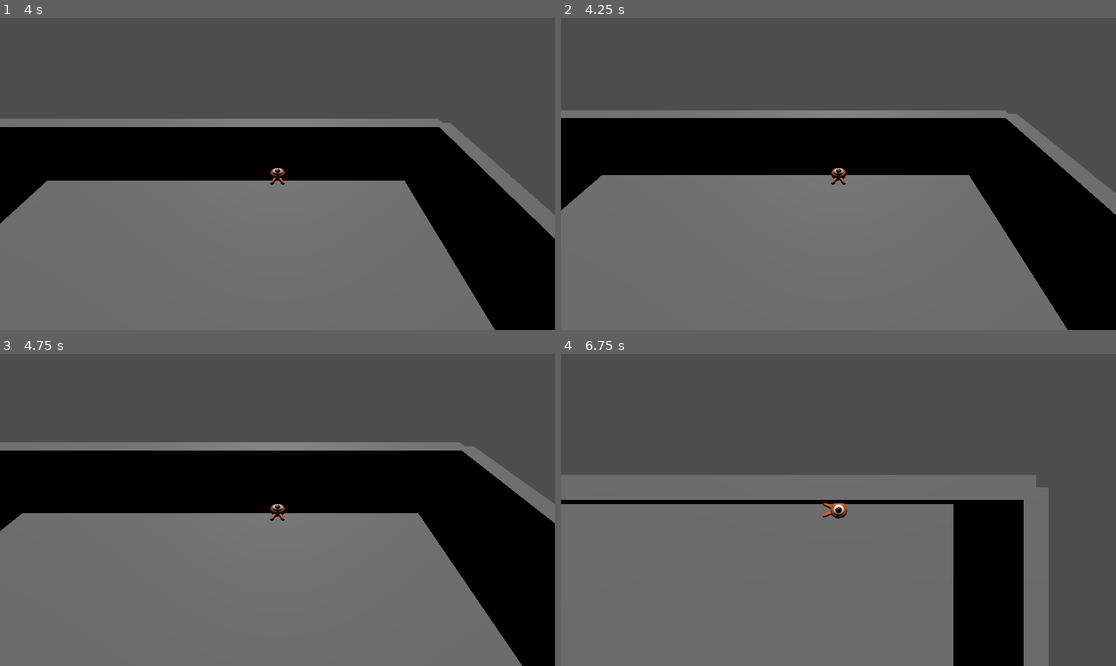
Above: before the commit, frames 1-4 (two rows, left to right).
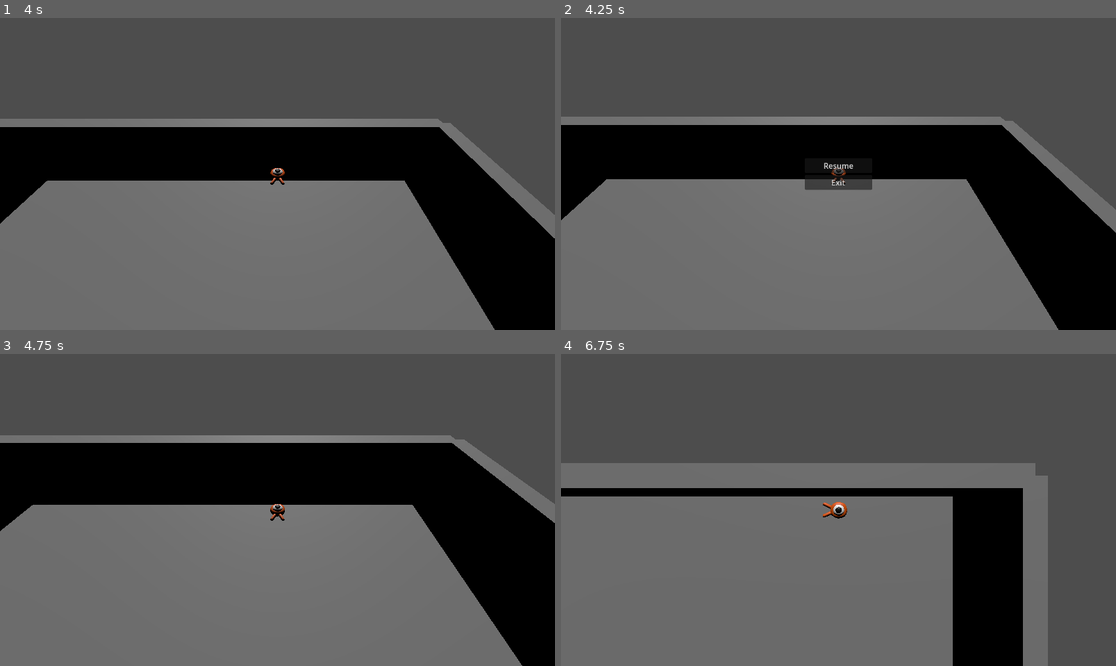
Above: after the commit, the same moments.

Repository: LeFodeurCou/Godot-Lab
Game: Godot game, scene res://Main.tscn
Two runs of this game, one before a commit and one after it. Both use one fixed random seed, a clock stepped at 60 frames per second and the inputs below.
Inputs (mouse positions are in pixels of both pictures, inside the frame that each line leads up to):
- Up to frame 1 (4 s): tap Enter (camera_switch) at 0.5, 1.35 s; move the mouse to (399, 158) at 0.52 s; hold D (move_right) 0.53-1.28 s; hold Shift (shift) 0.53-1.28 s; click (399, 158) at 0.67 s; tap Space (jump) at 0.77, 1.52, 3.02, 3.77 s; move the mouse to (249, 174) at 1.27 s; hold W (move_forward) from 1.28 s (still down); tap Shift (shift) at 1.55, 2.85, 3.8 s; move the mouse to (288, 167) at 2.02 s; hold Shift (shift) 2.03-2.78 s; move the mouse to (271, 180) at 2.77 s; click (271, 180) at 2.92 s; move the mouse to (316, 177) at 3.52 s; hold Enter (camera_switch) from 3.53 s (still down)
- Up to frame 2 (4.25 s): keep holding W (move_forward); keep holding Enter (camera_switch); tap Escape (escape, bound only after the commit) at 4.15 s
- Up to frame 3 (4.75 s): release W (move_forward) at 4.25 s; release Enter (camera_switch) at 4.25 s; click (277, 500) at 4.25 s, where only the run after the commit has a clickable "Resume"
- Up to frame 4 (6.75 s): tap Space (jump) at 5, 5.27 s; move the mouse to (672, 463) at 5.02 s; hold A (move_left) 5.03-5.78 s; tap Shift (shift) at 5.1 s; move the mouse to (866, 510) at 5.77 s; hold S (move_back) 5.78-6.53 s; hold Shift (shift) 5.78-6.53 s; click (866, 510) at 5.92 s; move the mouse to (755, 432) at 6.52 s; hold D (move_right) from 6.53 s (still down); tap Enter (camera_switch) at 6.6 s

Frame 1 is identical in both runs. In frame 2, 7.3% of the frame differs, in the area x 0-100%, y 29-100%; in frame 3, 5.7%; in frame 4, 6.8%.

Commit message:
Added : ContextUi to handle all UI possibilities and actions, and an UiInGameMainMenu to handle the menu when we use the 'escape' key. For now we can only resume reusing escape or with the 'resume button' and exit the game with a confirmation popup :D Still a bug to fix, when the player is in a view where he doesn't have a mouse cursor, we need to make the cursor reappears when the menu open, and may be re-disappear if we resume the game

Diff:
--- a/Game.gd
+++ b/Game.gd
@@ -10,6 +10,7 @@
 var maxWorldCacheTimeBeforReset: int = 8 * 60 * 1000 # (8 minutes * 60 seconds * 1000 ms)
 
 func _ready() -> void:
+	self.add_child(ContextUI.new())
 	spawnPlayer()
 	changeWorld(
 		"res://World/Static/MainWorld.tscn"
--- /dev/null
+++ b/UI/ContextUI.gd
@@ -0,0 +1,38 @@
+extends Node
+
+class_name ContextUI
+
+## Whether this game mode allows pausing (set false for multiplayer)
+@export var pause_allowed: bool = true
+
+var uiStack: Array = []
+var inGameMainMenu: UiInGameMainMenu
+
+# Called when the node enters the scene tree for the first time.
+func _ready() -> void:
+	var scene = preload("res://UI/InGameMainMenu/UiInGameMainMenu.tscn")
+	inGameMainMenu = scene.instantiate()
+	add_child(inGameMainMenu)
+	inGameMainMenu.resume_requested.connect(_onResume)
+	inGameMainMenu.quit_requested.connect(_onQuit)
+	inGameMainMenu.pauseAllowed = pause_allowed
+	process_mode = Node.PROCESS_MODE_ALWAYS
+
+
+func _unhandled_input(event: InputEvent) -> void:
+	if event.is_action_pressed("escape"):
+		get_viewport().set_input_as_handled()
+		if uiStack.is_empty():
+			inGameMainMenu.open()
+			uiStack.push_back(inGameMainMenu)
+			return
+		var lastUi = uiStack.pop_back()
+		if lastUi.has_method("close"):
+			lastUi.close()
+
+func _onResume() -> void:
+	inGameMainMenu.close()
+	uiStack.clear()
+
+func _onQuit() -> void:
+	get_tree().quit()
--- /dev/null
+++ b/UI/InGameMainMenu/UiInGameMainMenu.gd
@@ -0,0 +1,35 @@
+extends CanvasLayer
+
+class_name UiInGameMainMenu
+
+signal resume_requested
+signal quit_requested
+
+var pauseAllowed
+
+# Called when the node enters the scene tree for the first time.
+func _ready() -> void:
+	visible = false
+	process_mode = Node.PROCESS_MODE_ALWAYS
+	$VBoxContainer/ResumeButton.pressed.connect(_onResumePressed)
+	$VBoxContainer/ExitButton.pressed.connect(_onQuitPressed)
+	$ExitConfirmationDialog.confirmed.connect(_onQuitConfirmed)
+
+func _onResumePressed() -> void:
+	resume_requested.emit()
+
+func _onQuitPressed() -> void:
+	$ExitConfirmationDialog.popup_centered()
+
+func _onQuitConfirmed() -> void:
+	quit_requested.emit()
+
+func open() -> void:
+	self.visible = true
+	if pauseAllowed:
+		get_tree().paused = true
+
+func close() -> void:
+	self.visible = false
+	if pauseAllowed:
+		get_tree().paused = false
--- /dev/null
+++ b/UI/InGameMainMenu/UiInGameMainMenu.tscn
@@ -0,0 +1,32 @@
+[gd_scene format=3 uid="uid://geliqshupirs"]
+
+[ext_resource type="Script" uid="uid://bffgfn6b4gh68" path="res://UI/InGameMainMenu/UiInGameMainMenu.gd" id="1_csqjx"]
+
+[node name="UiInGameMainMenu" type="CanvasLayer" unique_id=1234553545]
+script = ExtResource("1_csqjx")
+
+[node name="VBoxContainer" type="VBoxContainer" parent="." unique_id=838629019]
+anchors_preset = 8
+anchor_left = 0.5
+anchor_top = 0.5
+anchor_right = 0.5
+anchor_bottom = 0.5
+offset_left = -70.0
+offset_top = -33.0
+offset_right = 70.0
+offset_bottom = 33.0
+grow_horizontal = 2
+grow_vertical = 2
+
+[node name="ResumeButton" type="Button" parent="VBoxContainer" unique_id=1347436606]
+layout_mode = 2
+text = "Resume"
+
+[node name="ExitButton" type="Button" parent="VBoxContainer" unique_id=369157275]
+layout_mode = 2
+text = "Exit"
+
+[node name="ExitConfirmationDialog" type="ConfirmationDialog" parent="." unique_id=1506169706]
+title = "Exit Game"
+ok_button_text = "OK"
+dialog_text = "Are you sure you want to exit ?"
--- a/project.godot
+++ b/project.godot
@@ -69,6 +69,11 @@
 "events": [Object(InputEventKey,"resource_local_to_scene":false,"resource_name":"","device":-1,"window_id":0,"alt_press …(189 unchanged characters)…
 ]
 }
+escape={
+"deadzone": 0.2,
+"events": [Object(InputEventKey,"resource_local_to_scene":false,"resource_name":"","device":-1,"window_id":0,"alt_pressed":false,"shift_pressed":false,"ctrl_pressed":false,"meta_pressed":false,"pressed":false,"keycode":0,"physical_keycode":4194305,"key_label":0,"unicode":0,"location":0,"echo":false,"script":null)
+]
+}
 
 [layer_names]
 
Not shown, added: UI/ContextUI.gd.uid
Not shown, added: UI/InGameMainMenu/UiInGameMainMenu.gd.uid
